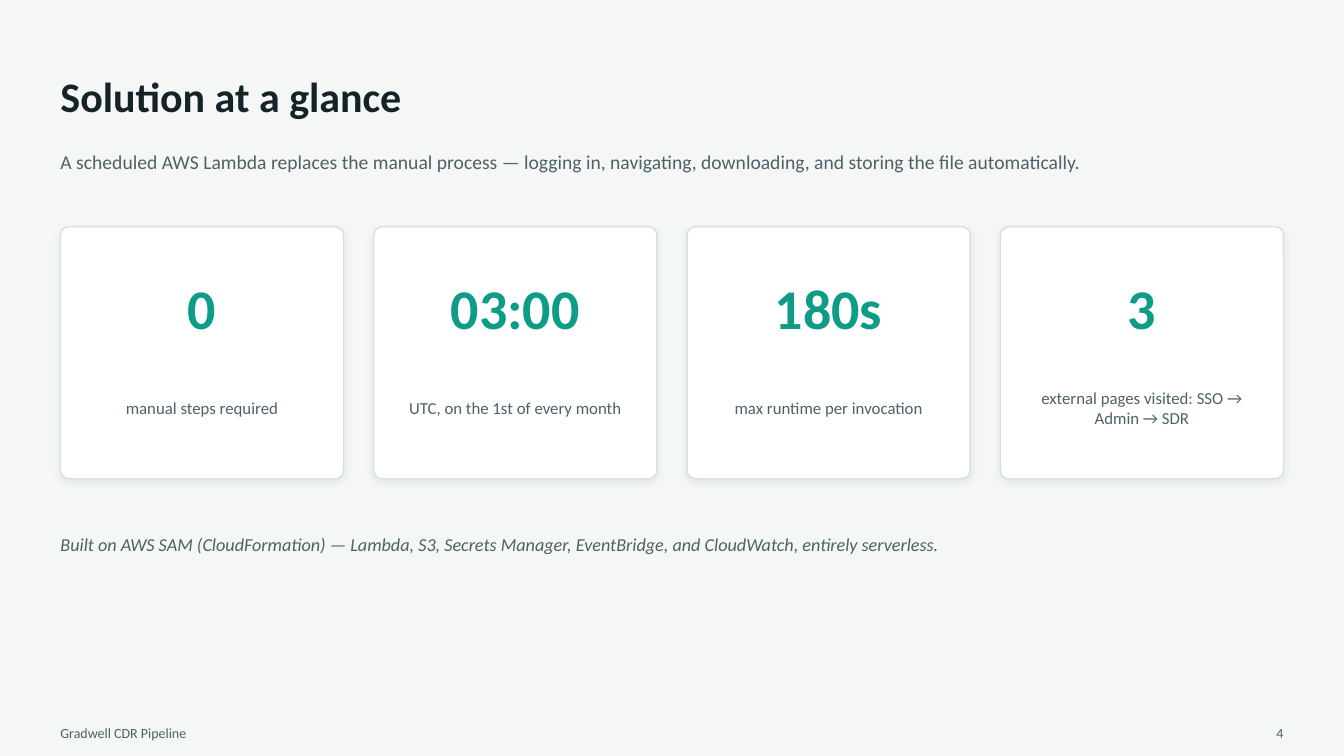
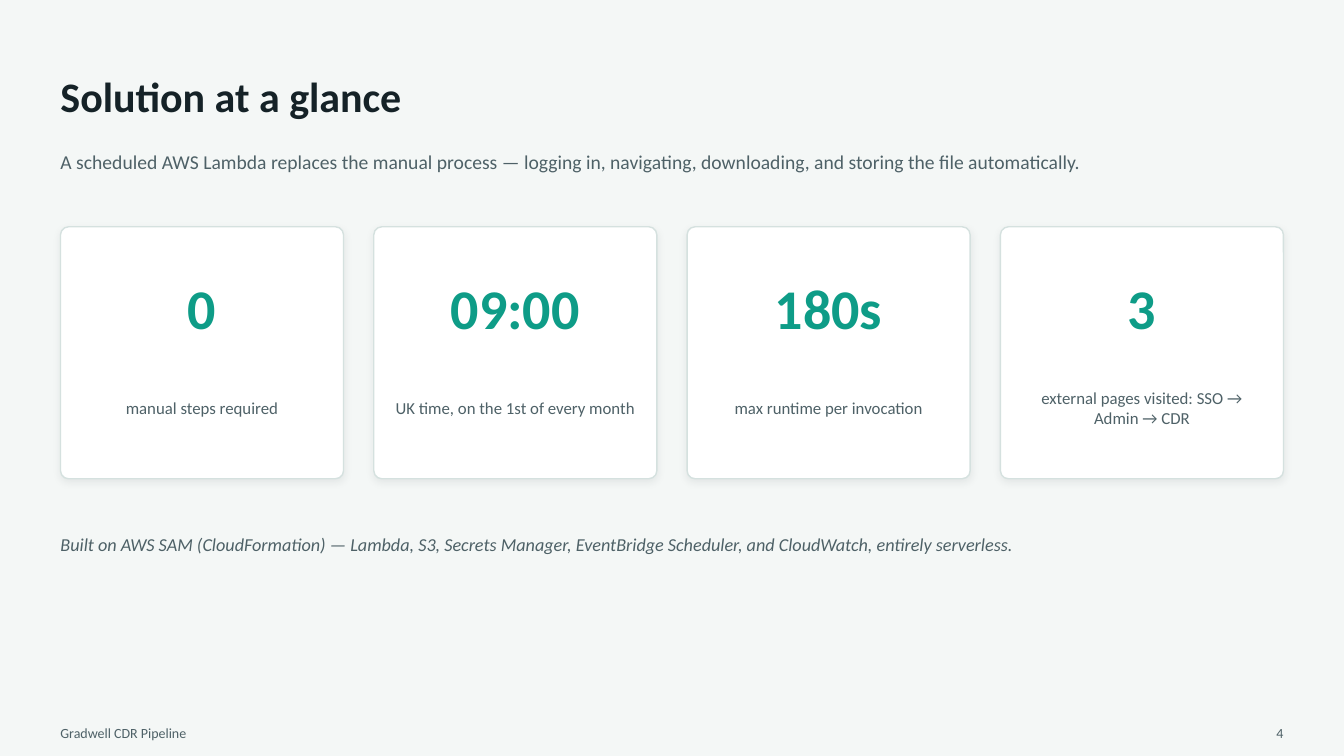
Before and after one commit to owenid/portal_login_automation_for_sdr_download, a slide deck: slide 4 of Gradwell-CDR-Pipeline-Solution-Overview.pptx. Drawn at 1344x756 pixels with LibreOffice and Linux fonts; fonts in the diff are those of the drawing. Boxes give left, top, right and bottom in pixels: in the first picture for what was removed or moved away, otherwise in the second. Text is boxed around its words. In the diff, an @@ line names an element or a change of style, - is before the commit and + after.

```diff
--- a/Gradwell-CDR-Pipeline-Solution-Overview.pptx
+++ b/Gradwell-CDR-Pipeline-Solution-Overview.pptx
@@ text at (x1=451, y1=292, x2=580, y2=330): text changed @@
-03:00
+09:00
@@ text at (x1=396, y1=402, x2=634, y2=417): text changed @@
-UTC, on the 1st of every month
+UK time, on the 1st of every month
@@ text at (x1=1041, y1=392, x2=1224, y2=424): text changed @@
-external pages visited: SSO → Admin → SDR
+external pages visited: SSO → Admin → CDR
@@ text at (x1=60, y1=538, x2=1013, y2=554): text changed @@
-Built on AWS SAM (CloudFormation) — Lambda, S3, Secrets Manager, EventBridge, and CloudWatch, entirely serverless.
+Built on AWS SAM (CloudFormation) — Lambda, S3, Secrets Manager, EventBridge Scheduler, and CloudWatch, entirely serverless.
```
Also in this commit, not shown: 8 other slides changed, 3 other files.
